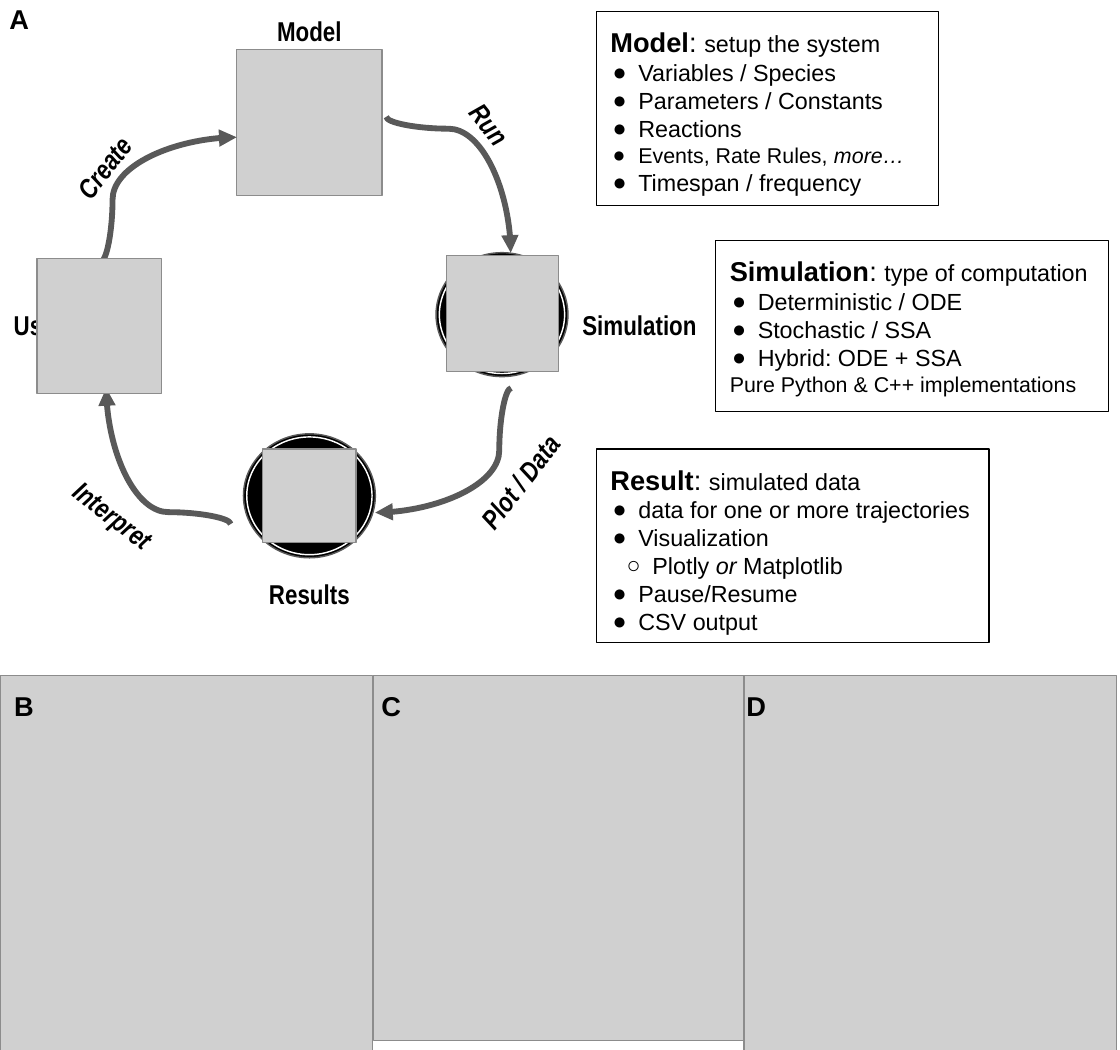
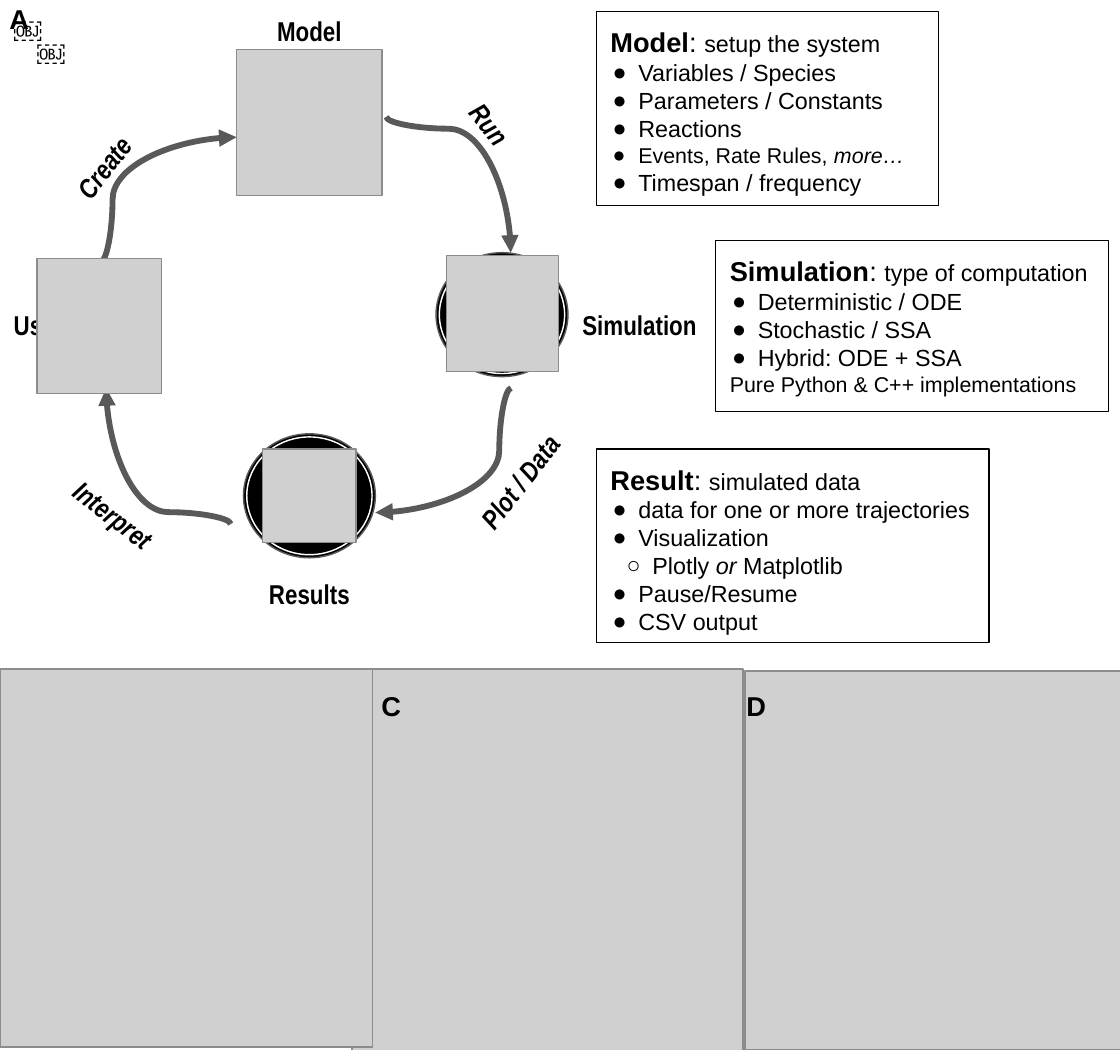
Before and after one commit to GillesPy2/GillesPy2_paper, a slide deck: slide 1 of images/GillesPy2 Flow Graphic v3.pptx. Drawn at 1120x1050 pixels with LibreOffice and Linux fonts; fonts in the diff are those of the drawing; grey boxes stand for pictures. Boxes give left, top, right and bottom in pixels: in the first picture for what was removed or moved away, otherwise in the second. Text is boxed around its words. In the diff, an @@ line names an element or a change of style, - is before the commit and + after.

```diff
--- a/images/GillesPy2 Flow Graphic v3.pptx
+++ b/images/GillesPy2 Flow Graphic v3.pptx
@@ text added at (x1=0, y1=0, x2=459, y2=62), 14 pt, text #000000 @@
+￼
@@ text added at (x1=24, y1=24, x2=483, y2=85), 14 pt, text #000000 @@
+￼
@@ picture moved from (x1=0, y1=675, x2=372, y2=1050) to (x1=0, y1=669, x2=372, y2=1047) @@
@@ picture resized from (x1=374, y1=675, x2=746, y2=1040) to (x1=351, y1=669, x2=742, y2=1050) @@
@@ picture resized from (x1=745, y1=675, x2=1117, y2=1050) to (x1=745, y1=671, x2=1120, y2=1050) @@
@@ text removed at (x1=14, y1=697, x2=34, y2=716) @@
-B
```
Also in this commit, not shown: 7 other files.
